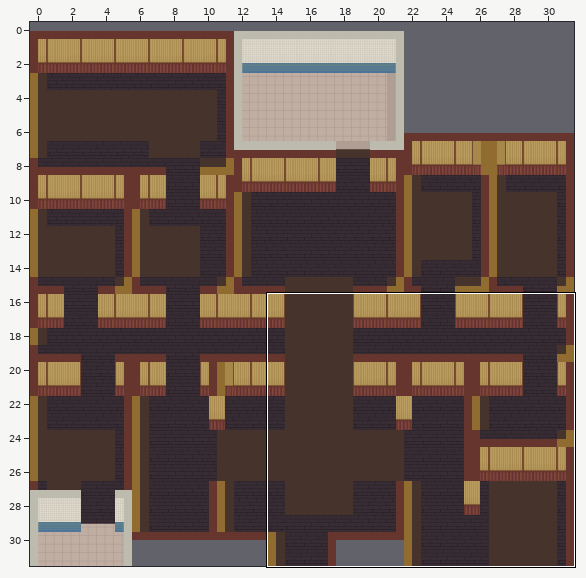
Two versions of a level (Tiled map, assets/map/Mapa.tmx). The picture above shows the old version from afar; the outline marks the close-up.
Close-up. Old version:
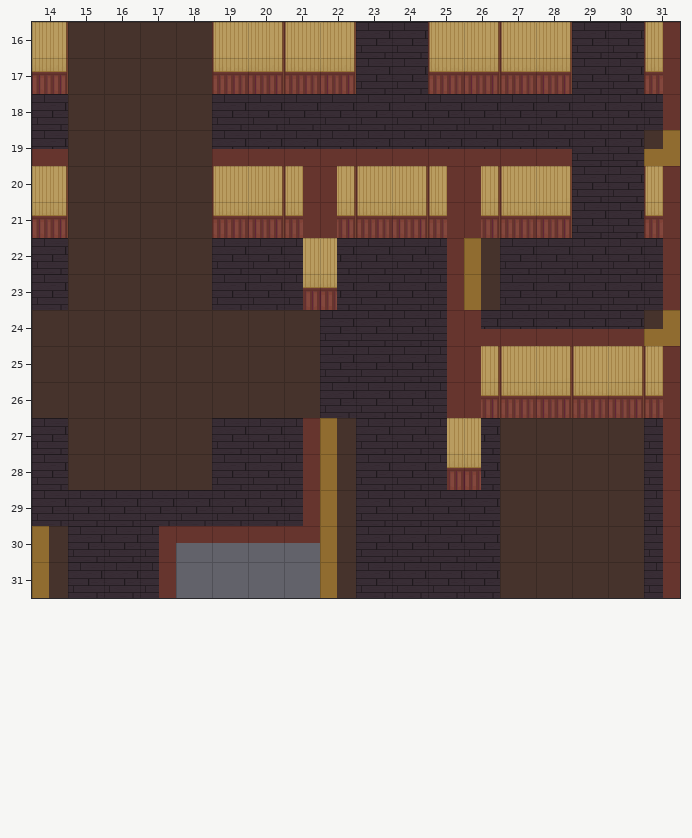
Cells are 64x64 px. Shown: x 14..31, y 16..31. The commit also changed other parts of the map, which this record leaves out. Tiles whose own drawing changed are shown in their newer look in all pictures.
And afterwards:
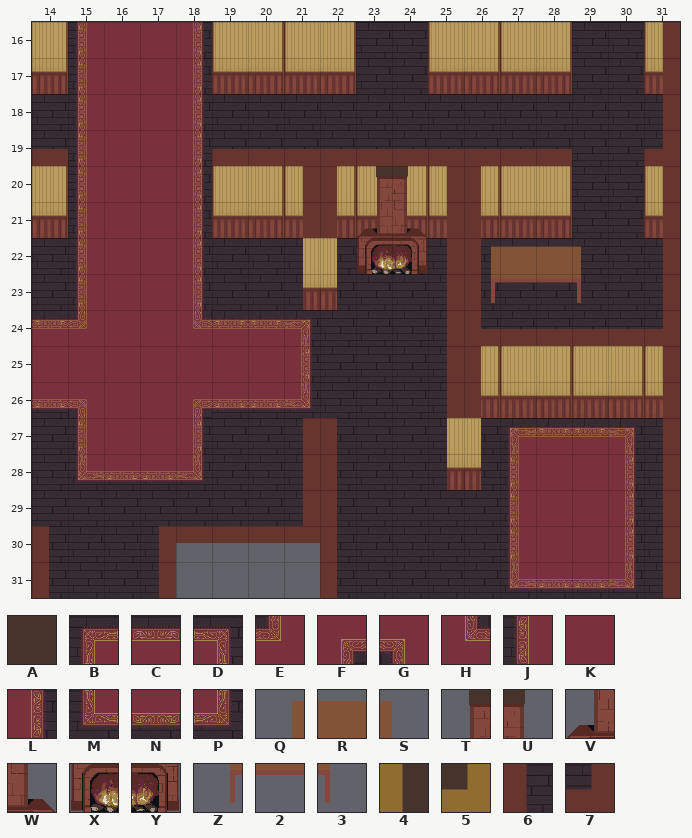
Key: from "Chão": A 1, B 8, C 9, D 10, E 11, F 11 turned 180, G 11 turned 270, H 11 turned 90, J 12, K 13, L 14, M 16, N 17, P 18; from "Moveis": Q 4, R 5, S 6, T 12, U 13, V 22, W 23, X 32, Y 33, Z 34, 2 35, 3 36; from "Paredes": 4 44 turned 180, 5 46 turned 270, 6 47, 7 53.
_ is an empty cell.
Tiles of an added or newly shown layer are drawn over the layers below it.
Diff:
Layer "ground":
y 16..18: x 15..18 AAAA -> JKKL
y 19: x 15..18 AAAA -> JKKL; x 31 5 -> 7
y 20..21: x 15..18 AAAA -> JKKL
y 22..23: x 15..18 AAAA -> JKKL; x 26 4 -> 6
y 24: x 14..21 AAAAAAAA -> CEKKHCCD; x 31 5 -> 7
y 25: x 14..21 AAAAAAAA -> KKKKKKKL
y 26: x 14..21 AAAAAAAA -> NGKKFNNP
y 27: x 15..18 AAAA -> JKKL; x 22 4 -> 6; x 27..30 AAAA -> BCCD
y 28: x 15..18 AAAA -> MNNP; x 22 4 -> 6; x 27..30 AAAA -> JKKL
y 29: x 22 4 -> 6; x 27..30 AAAA -> JKKL
y 30: x 14 4 -> 6; x 22 4 -> 6; x 27..30 AAAA -> JKKL
y 31: x 14 4 -> 6; x 22 4 -> 6; x 27..30 AAAA -> MNNP
Layer "furniture" (added):
y 20: x 23..24 __ -> TU
y 21: x 23..24 __ -> VW
y 22: x 23..24 __ -> XY; x 26..29 ____ -> QRRS
y 23: x 26..29 ____ -> Z223
Where, in picture pixels (left, top, right, bottom), the same in both close-ups:
changed: (32, 22, 356, 598)
changed: (644, 130, 680, 166)
added: (356, 166, 428, 274)
changed: (464, 238, 581, 310)
changed: (644, 310, 680, 346)
changed: (500, 418, 644, 598)
